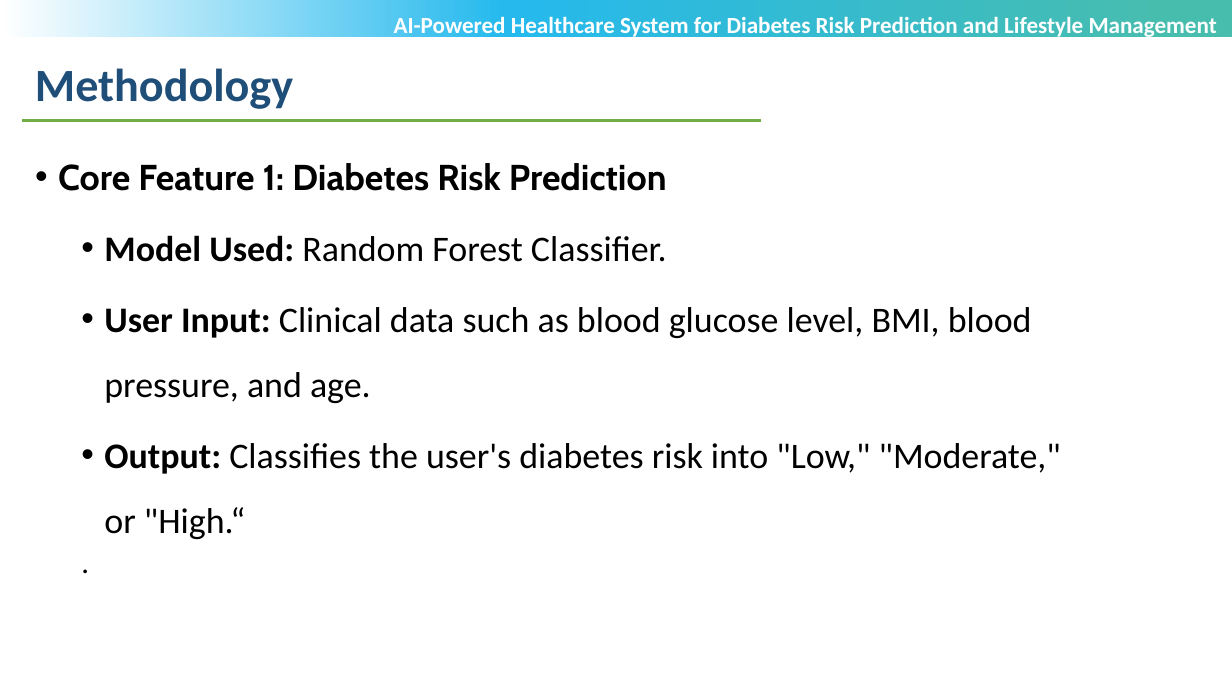
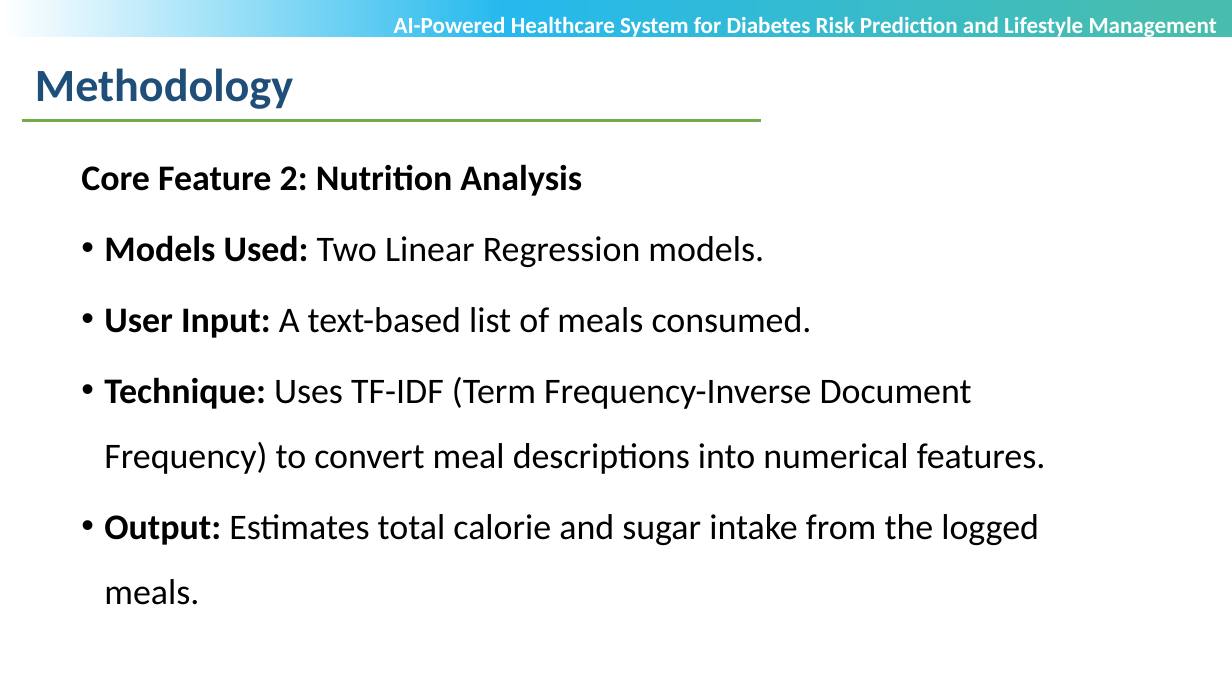
Before and after one commit to Nivyasreec/files, a slide deck: slide 8 of NIVYASREE.C_MTech-Project_Review3_PPT_Template_V1.pptx (slide 7 before the commit). Drawn at 1232x693 pixels with LibreOffice and Linux fonts; fonts in the diff are those of the drawing; background and template pictures are left out. Boxes give left, top, right and bottom in pixels: in the first picture for what was removed or moved away, otherwise in the second. Text is boxed around its words. In the diff, an @@ line names an element or a change of style, - is before the commit and + after.

```diff
--- a/NIVYASREE.C_MTech-Project_Review3_PPT_Template_V1.pptx
+++ b/NIVYASREE.C_MTech-Project_Review3_PPT_Template_V1.pptx
@@ text at [81, 164, 1046, 545]: text changed @@
-• Core Feature 1: Diabetes Risk Prediction
-  • Model Used: Random Forest Classifier.
-  • User Input: Clinical data such as blood glucose level, BMI, blood pressure, and age.
-  • Output: Classifies the user's diabetes risk into "Low," "Moderate," or "High.“
-  .
+  Core Feature 2: Nutrition Analysis
+  • Models Used: Two Linear Regression models.
+  • User Input: A text-based list of meals consumed.
+  • Technique: Uses TF-IDF (Term Frequency-Inverse Document Frequency) to convert meal descriptions into numerical features.
+  • Output: Estimates total calorie and sugar intake from the logged meals.
```
Also in this commit, not shown: 1 other slide changed.
